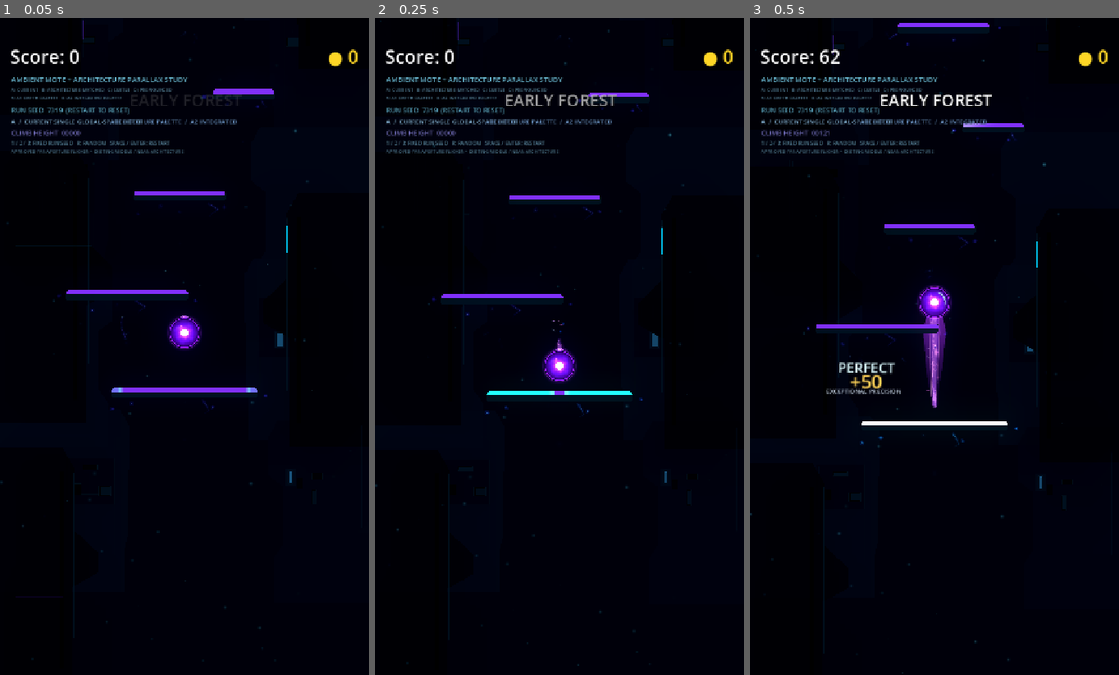
Above: before the commit, frames 1-3 (left to right).
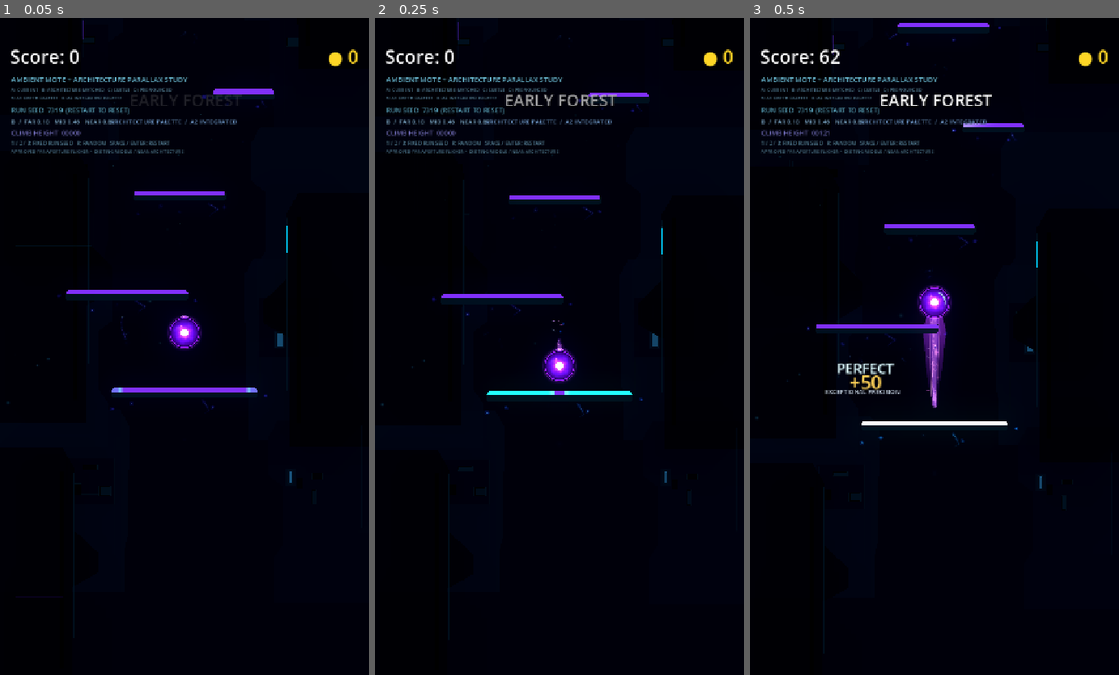
Above: after the commit, the same moments.

Repository: Kryodo/TowerJump
Game: Godot game, scene res://scenes/ambient_mote_parallax_test.tscn
Same seed, same stepped clock (60 frames per second), same inputs: the game is played once before the commit and once after it. This scene is started directly instead of the project's main scene.
Inputs:
- Up to frame 1 (0.05 s): no input
- Up to frame 2 (0.25 s): no input
- Up to frame 3 (0.5 s): no input

The runs differ from the first frame. In frame 1, 0.2% of the frame differs, in the area x 0-85%, y 1-93%; in frame 2, 0.2%; in frame 3, 0.6%, in the area x 0-85%, y 6-100%.

Commit message:
Set architecture-matched mote depth as approved default

Diff:
--- a/scripts/ambient_mote_parallax_test.gd
+++ b/scripts/ambient_mote_parallax_test.gd
@@ -45,7 +45,7 @@
 var _variant_label: Label
 var _palette_label: Label
 var _height_label: Label
-var _variant: TestVariant = TestVariant.CURRENT_SINGLE_DEPTH
+var _variant: TestVariant = TestVariant.ARCHITECTURE_MATCHED
 var _start_y: float
 var _seed_rng := RandomNumberGenerator.new()
 
